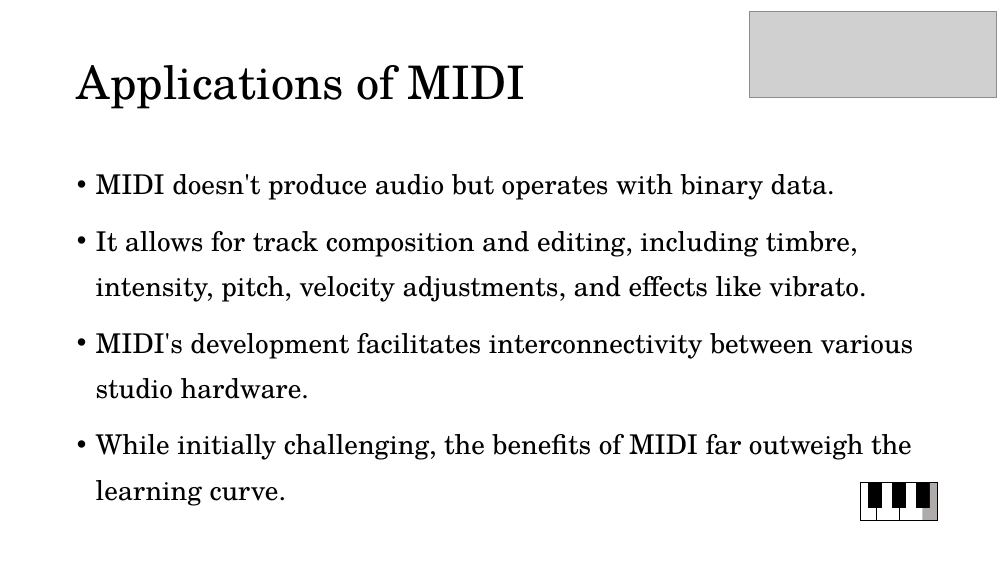
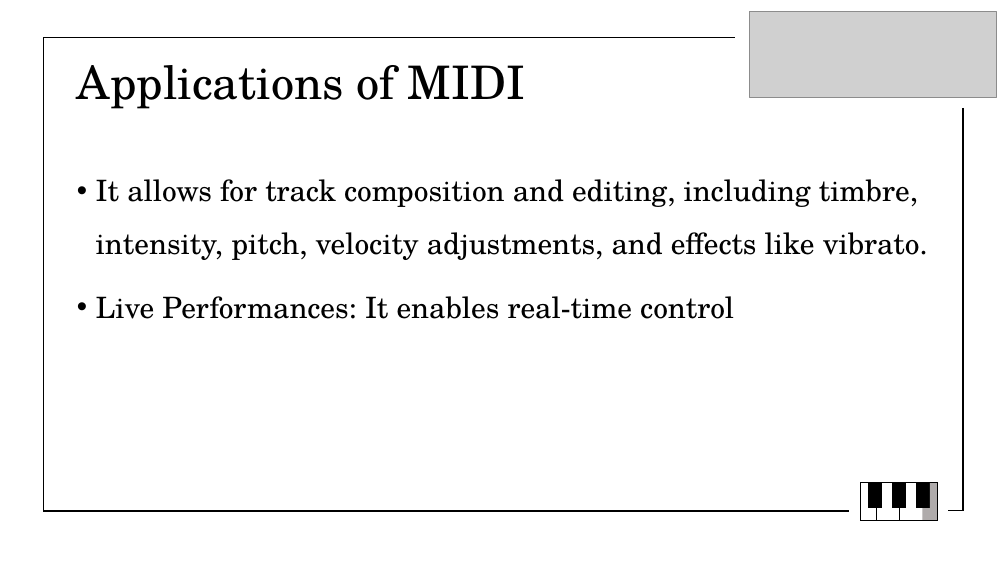
Before and after one commit to AndBarata/Multimedia-Systems, a slide deck: slide 4 of Labs/Assignment1/MIDI.pptx. Drawn at 1008x567 pixels with LibreOffice and Linux fonts; fonts in the diff are those of the drawing; grey boxes stand for pictures. Boxes give left, top, right and bottom in pixels: in the first picture for what was removed or moved away, otherwise in the second. Text is boxed around its words. In the diff, an @@ line names an element or a change of style, - is before the commit and + after.

Commit message:
Assignment1 MIDI presentation

```diff
--- a/Labs/Assignment1/MIDI.pptx
+++ b/Labs/Assignment1/MIDI.pptx
@@ line added from (43, 37) to (43, 511), #000000 1.5 pt @@
@@ line added from (735, 37) to (43, 37), #000000 1.5 pt @@
@@ line added from (963, 108) to (963, 511), #000000 1.5 pt @@
@@ text at (x1=96, y1=174, x2=835, y2=200): paragraph removed @@
-• MIDI doesn't produce audio but operates with binary data.
@@ text at (x1=96, y1=179, x2=928, y2=260): size 25.9 to 28 pt in "It allows for track composition and editing, ..."; line spacing 1.4 to 1.5 @@
@@ text at (x1=96, y1=296, x2=734, y2=319): text changed; size 25.9 to 28 pt @@
-• MIDI's development facilitates interconnectivity between various studio hardware.
-• While initially challenging, the benefits of MIDI far outweigh the learning curve.
+• Live Performances: It enables real-time control
@@ line added from (849, 511) to (43, 511), #000000 1.5 pt @@
@@ line added from (963, 511) to (948, 511), #000000 1.5 pt @@
```
Also in this commit, not shown: 3 other slides changed, 1 slide added, 6 other files.
